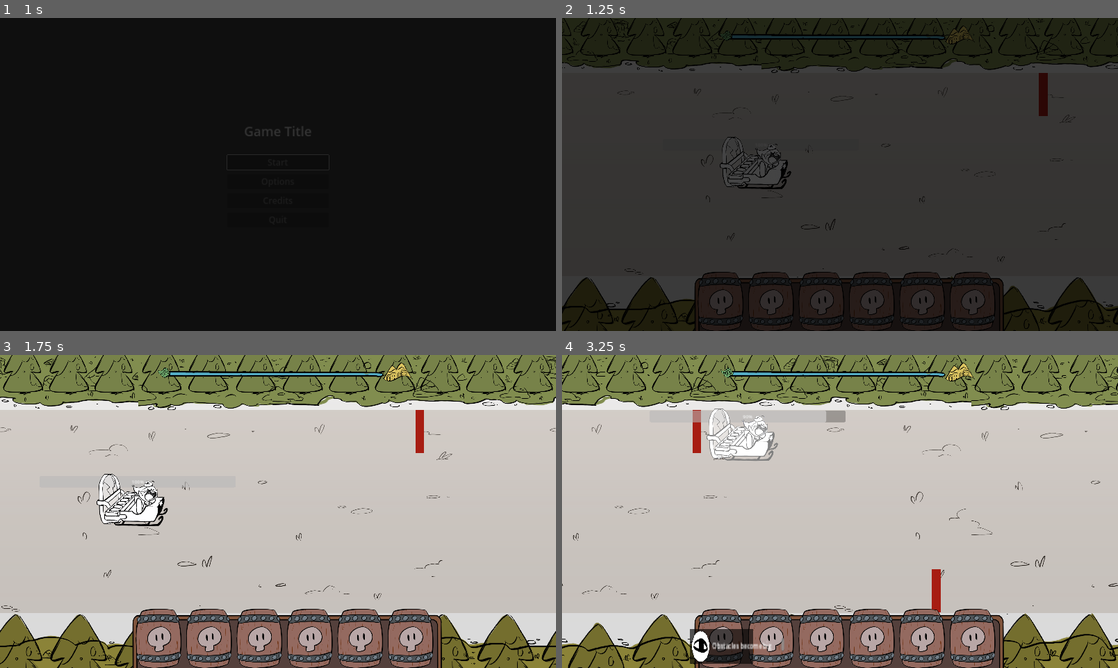
Above: before the commit, frames 1-4 (two rows, left to right).
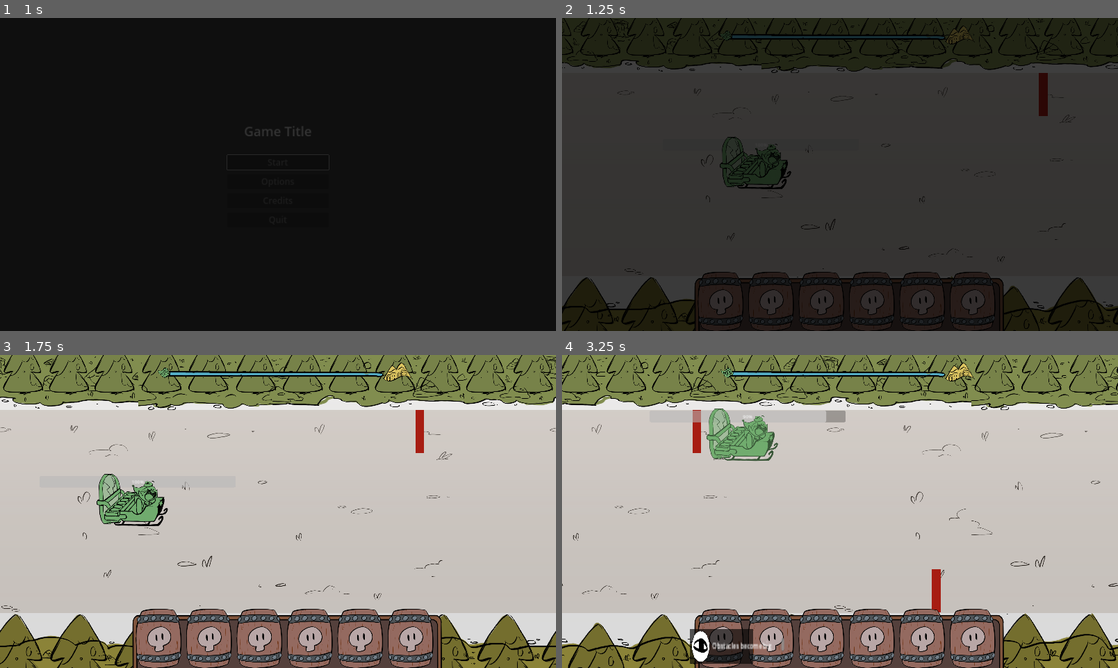
Above: after the commit, the same moments.

Repository: hsandt/ld53
Game: Godot game, scene res://scenes/main_menu_scene.tscn
The game is run twice, just before and just after one commit, with the same random seed, the same clock (stepped at 60 frames per second) and the same inputs.
Inputs (mouse positions are in pixels of both pictures, inside the frame that each line leads up to):
- Up to frame 1 (1 s): tap Enter (ui_accept) at 0.5, 0.77 s; move the mouse to (400, 158) at 0.52 s; hold Right (ui_right) from 0.53 s (still down); hold M (app_next_resolution) from 0.53 s (still down); click (400, 158) at 0.67 s
- Up to frame 2 (1.25 s): keep holding Right (ui_right); keep holding M (app_next_resolution)
- Up to frame 3 (1.75 s): move the mouse to (166, 527) at 1.27 s; release Right (ui_right) at 1.28 s; release M (app_next_resolution) at 1.28 s; hold S (down) from 1.28 s (still down); tap N (app_prev_resolution) at 1.35 s; tap Enter (ui_accept) at 1.52 s
- Up to frame 4 (3.25 s): move the mouse to (895, 442) at 2.02 s; release S (down) at 2.03 s; hold Right (ui_right) 2.03-2.78 s; hold M (app_next_resolution) 2.03-2.78 s; move the mouse to (812, 574) at 2.77 s; hold Up (ui_up) from 2.78 s (still down); tap N (app_prev_resolution) at 2.85 s; click (812, 574) at 2.92 s; tap Enter (ui_accept) at 3.02 s

Frame 1 is identical in both runs. In frame 2, 0.8% of the frame differs, in the area x 28-41%, y 38-54%; in frame 3, 1.1%; in frame 4, 1.4%, in the area x 26-39%, y 17-34%.

Commit message:
[Player] Add green tint

Diff:
--- a/materials/player_character_material.tres
+++ b/materials/player_character_material.tres
@@ -5,4 +5,4 @@
 [resource]
 shader = ExtResource("1_dgwag")
 shader_parameter/brightness = 0.0
-shader_parameter/modulate = Color(1, 1, 1, 1)
+shader_parameter/modulate = Color(0.443137, 0.67451, 0.431373, 1)
